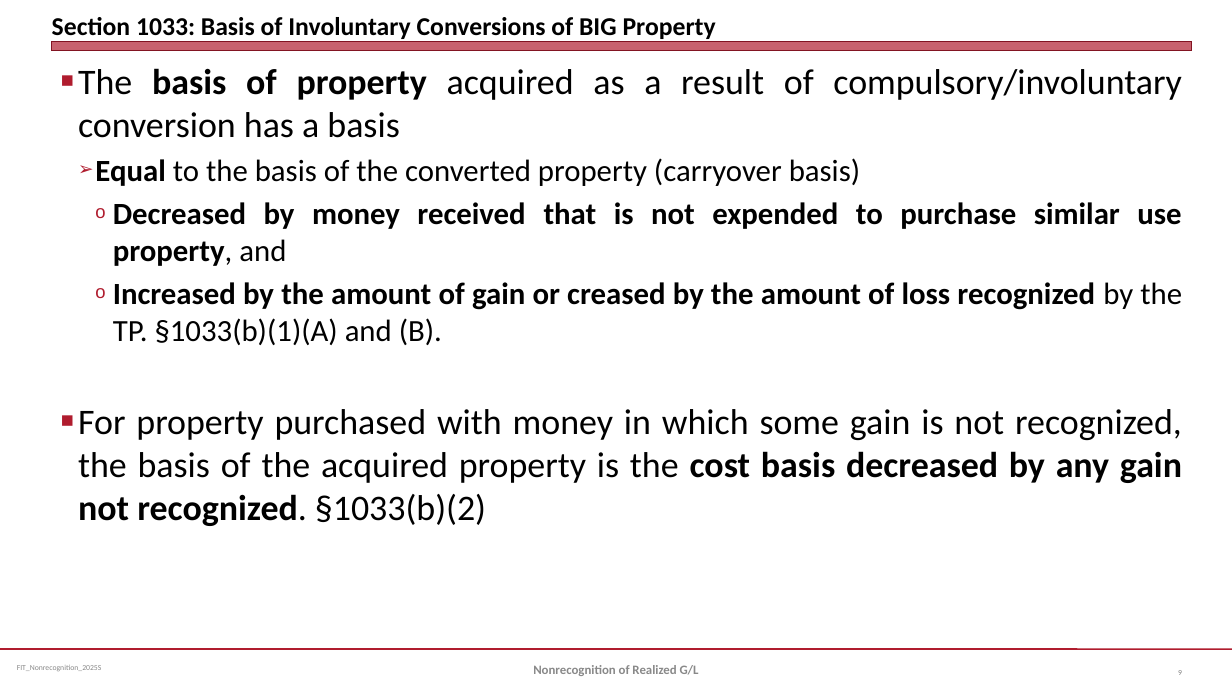
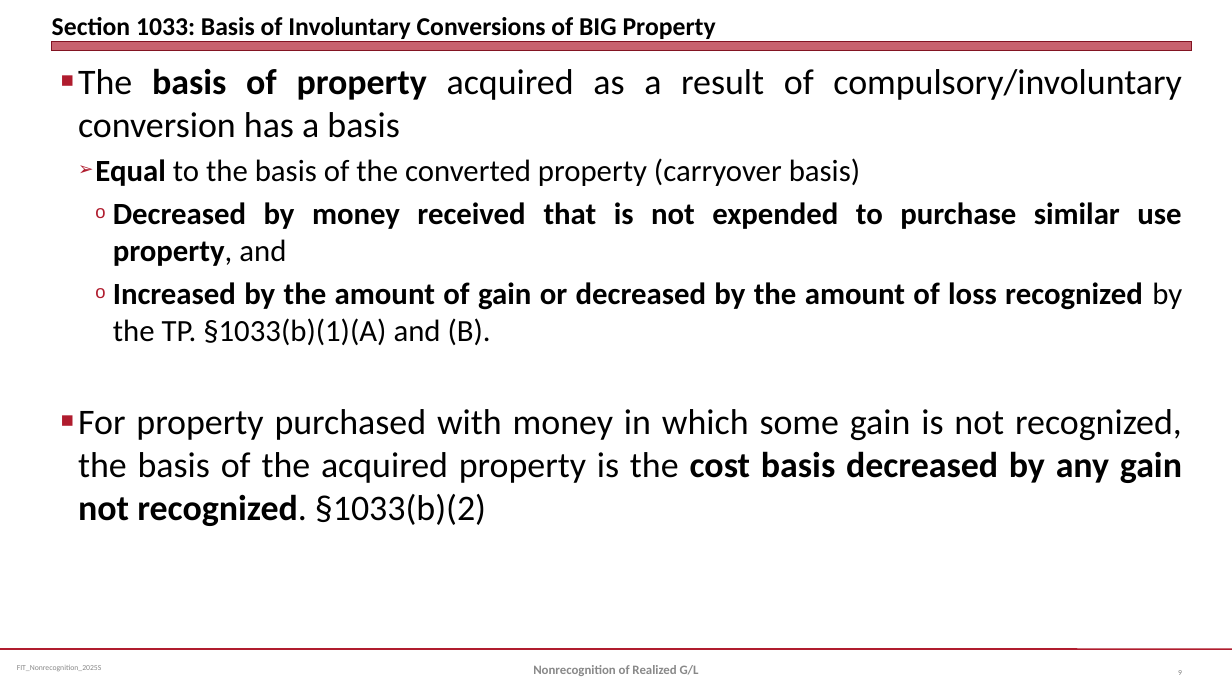
Before and after one commit to jmc877/Fed-Income-Tax, a slide deck: slide 9 of slides/FIT_NonrecognitionGL_2025S.pptx. Drawn at 1232x693 pixels with LibreOffice and Linux fonts; fonts in the diff are those of the drawing. Boxes give left, top, right and bottom in pixels: in the first picture for what was removed or moved away, otherwise in the second. Text is boxed around its words. In the diff, an @@ line names an element or a change of style, - is before the commit and + after.

```diff
--- a/slides/FIT_NonrecognitionGL_2025S.pptx
+++ b/slides/FIT_NonrecognitionGL_2025S.pptx
@@ text at [113,282,1182,345]: text changed @@
-    o Increased by the amount of gain or creased by the amount of loss recognized by the TP. §1033(b)(1)(A) and (B).
+    o Increased by the amount of gain or decreased by the amount of loss recognized by the TP. §1033(b)(1)(A) and (B).
```
Also in this commit, not shown: 3 other slides changed, 3 other files.
